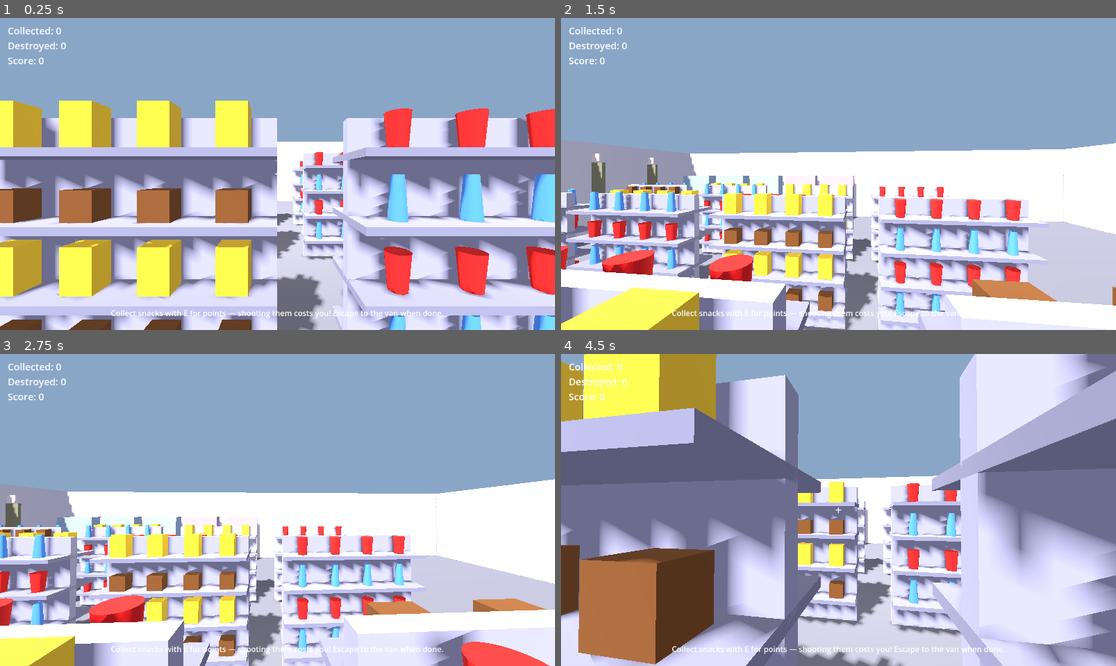
Above: before the commit, frames 1-4 (two rows, left to right).
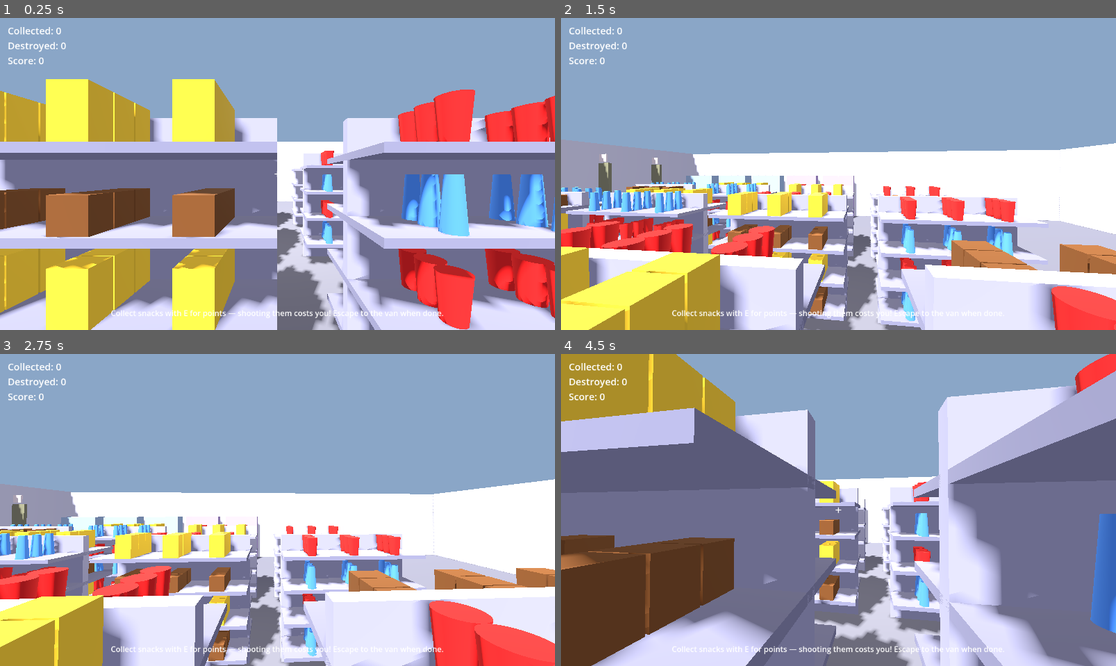
Above: after the commit, the same moments.

Repository: penfold1972/WWJMD
Game: Godot game, scene res://main.tscn
The game is run twice, just before and just after one commit, with the same random seed, the same clock (stepped at 60 frames per second) and the same inputs.
Inputs (mouse positions are in pixels of both pictures, inside the frame that each line leads up to):
- Up to frame 1 (0.25 s): no input
- Up to frame 2 (1.5 s): tap Enter at 0.5 s; move the mouse to (866, 174) at 0.52 s; hold E (interact) 0.53-1.28 s; hold W (move_forward) from 0.53 s (still down); tap Space (jump) at 0.77 s; move the mouse to (810, 174) at 1.27 s; tap F (melee) at 1.35 s
- Up to frame 3 (2.75 s): keep holding W (move_forward); tap Space (jump) at 1.52, 2 s; move the mouse to (288, 503) at 2.02 s; press the mouse at (288, 503) at 2.03 s
- Up to frame 4 (4.5 s): keep holding W (move_forward); move the mouse to (832, 516) at 2.77 s; release the mouse at (832, 516) at 2.78 s; tap Shift (sprint) at 2.85 s; tap Space (jump) at 3.02, 3.77 s; move the mouse to (877, 513) at 3.52 s; hold E (interact) 3.53-4.28 s; tap Enter at 4.25 s; move the mouse to (794, 506) at 4.27 s; tap F (melee) at 4.35 s

The runs differ from the first frame. In frame 1, 48% of the frame differs, in the area x 0-100%, y 19-100%; in frame 2, 29%; in frame 3, 27%; in frame 4, 41%.

Commit message:
3x3 shelf groups and explosion knock-back physics
- Stock each gondola side/level with a 3x3 snack grid (864 in store);
  widen shelf boards to 1.1 m
- destructible_item now extends RigidBody3D, spawns frozen; destroying
  one blasts neighbors within 0.7 m — they unfreeze and take a
  distance-scaled impulse so they slide or fall off the shelf
- Destroyed items drop out of collision so the blast reads cleanly

Co-Authored-By: Claude Fable 5 <noreply@anthropic.com>
Claude-Session: https://claude.ai/code/session_019mu66kPFx5rBQsrJJAj1LK

Diff:
--- a/src/core/level_builder.gd
+++ b/src/core/level_builder.gd
@@ -28,11 +28,11 @@
 	["Aqua Pure", "bottle", "liquid", Color(0.3, 0.55, 0.9)],
 ]
 
-# Gondola shelf layout: board surface heights, snack row offset per side,
-# and snack slots along each board
+# Gondola shelf layout: board surface heights, then per side a 3x3 snack
+# grid — 3 columns along the board (x) by 3 rows deep (z, away from the spine)
 const SHELF_LEVEL_YS = [0.4, 0.85, 1.3, 1.75]
-const SHELF_SIDE_Z = 0.18
-const SHELF_SLOT_XS = [-0.72, -0.24, 0.24, 0.72]
+const SHELF_SLOT_XS = [-0.6, 0.0, 0.6]
+const SHELF_ROW_ZS = [0.14, 0.3, 0.46]
 
 var _walls: Array[Node] = []
 var _shelves: Array[Node] = []
@@ -197,7 +197,7 @@
 	unit.add_child(spine)
 
 	for i in SHELF_LEVEL_YS.size():
-		var board = _make_box(2.0, 0.05, 0.7, Vector3(0, SHELF_LEVEL_YS[i] - 0.025, 0), Color(0.5, 0.5, 0.6))
+		var board = _make_box(2.0, 0.05, 1.1, Vector3(0, SHELF_LEVEL_YS[i] - 0.025, 0), Color(0.5, 0.5, 0.6))
 		board.name = "Board_%d" % i
 		unit.add_child(board)
 
@@ -212,12 +212,14 @@
 			for side in 2:
 				# Vary the brand per unit/level/side so aisles look mixed
 				var kit = _brand_kits[(i + level * 2 + side) % _brand_kits.size()]
-				var z = SHELF_SIDE_Z * (1.0 if side == 0 else -1.0)
+				var side_sign = 1.0 if side == 0 else -1.0
 				var half_h = _mesh_half_height(kit["mesh_map"]["mesh"])
 				for slot_x in SHELF_SLOT_XS:
-					var snack = _make_snack(kit)
-					unit.add_child(snack)
-					snack.position = Vector3(slot_x, SHELF_LEVEL_YS[level] + half_h, z)
+					for row_z in SHELF_ROW_ZS:
+						var snack = _make_snack(kit)
+						unit.add_child(snack)
+						snack.position = Vector3(
+							slot_x, SHELF_LEVEL_YS[level] + half_h, side_sign * row_z)
 
 func _build_brand_kits() -> void:
 	# One shared BrandData/mesh/material set per brand — every snack instance
@@ -237,8 +239,10 @@
 		})
 
 func _make_snack(kit: Dictionary) -> Node3D:
+	# RigidBody3D root, frozen by the destructible script until a nearby
+	# destruction blasts it loose
 	var brand: BrandData = kit["brand"]
-	var item = Node3D.new()
+	var item = RigidBody3D.new()
 	item.name = "Snack_%s" % brand.brand_name.replace(" ", "").replace("'", "")
 	item.set_script(DestructibleScript)
 	item.brand_data = brand
@@ -246,6 +250,7 @@
 	item.dent_threshold = 20.0
 	item.damaged_threshold = 10.0
 	item.fragment_count = 4
+	item.mass = 0.3
 
 	var mi = MeshInstance3D.new()
 	mi.name = "MeshInstance3D"
@@ -253,11 +258,9 @@
 	mi.material_override = kit["material"]
 	item.add_child(mi)
 
-	var body = StaticBody3D.new()
 	var col = CollisionShape3D.new()
 	col.shape = kit["mesh_map"]["collider"]
-	body.add_child(col)
-	item.add_child(body)
+	item.add_child(col)
 
 	item.set_meta("mesh_instance", mi)
 	item.destroyed.connect(_on_snack_destroyed)
--- a/src/entities/destructible_item.gd
+++ b/src/entities/destructible_item.gd
@@ -1,7 +1,12 @@
-extends Node3D
+extends RigidBody3D
 
 ## WWJMD Destructible Item — 4-Phase Health State Machine
 ## Stage 2: Gameplay Engineer
+##
+## Physics: items spawn frozen (they behave as static scenery, which keeps
+## hundreds of them cheap). When one is destroyed it "blasts" nearby items in
+## the "snacks" group — those unfreeze, take an impulse, and become live
+## rigid bodies that can slide around or fall off the shelf.
 
 enum Phase {
 	INDESTRUCTIBLE,   # Phase 1 — absorbs hits
@@ -21,6 +26,8 @@
 @export var fragment_scene: PackedScene = null
 @export var particle_debris: PackedScene = null
 @export var particle_liquid: PackedScene = null
+@export var explosion_radius: float = 0.7
+@export var explosion_impulse: float = 1.2
 
 var _current_phase: int = Phase.INDESTRUCTIBLE
 var _health: float
@@ -34,6 +41,8 @@
 
 func _ready():
 	_health = max_health
+	freeze = true
+	add_to_group("snacks")
 	_mesh_instance = $MeshInstance3D as MeshInstance3D
 	assert(_mesh_instance != null, "DestructibleItem requires a MeshInstance3D child")
 	_original_scale = _mesh_instance.scale
@@ -103,11 +112,34 @@
 		_:
 			_spawn_particles(particle_debris)
 
+func blast(from: Vector3, strength: float) -> void:
+	# Shockwave from a neighboring item's destruction: go live and take a shove
+	if _current_phase == Phase.DESTROYED:
+		return
+	freeze = false
+	sleeping = false
+	var dir = (global_position - from + Vector3(0, 0.15, 0)).normalized()
+	apply_central_impulse(dir * strength)
+
+func _blast_neighbors() -> void:
+	for node in get_tree().get_nodes_in_group("snacks"):
+		if node == self or not is_instance_valid(node):
+			continue
+		var dist = node.global_position.distance_to(global_position)
+		if dist < explosion_radius:
+			var falloff = 1.0 - dist / explosion_radius
+			node.blast(global_position, explosion_impulse * (0.4 + falloff))
+
 func _apply_destroyed() -> void:
-	# Spawn fragment cluster and remove self
+	# Spawn fragment cluster, shove the neighbors, and remove self
 	if _mesh_instance:
 		_mesh_instance.visible = false
 
+	# Stop colliding immediately so blasted neighbors don't bounce off the corpse
+	collision_layer = 0
+	collision_mask = 0
+
+	_blast_neighbors()
 	_spawn_fragments()
 
 	# Queue self after fragments are emitted
Not shown, changed: CHANGELOG.md
